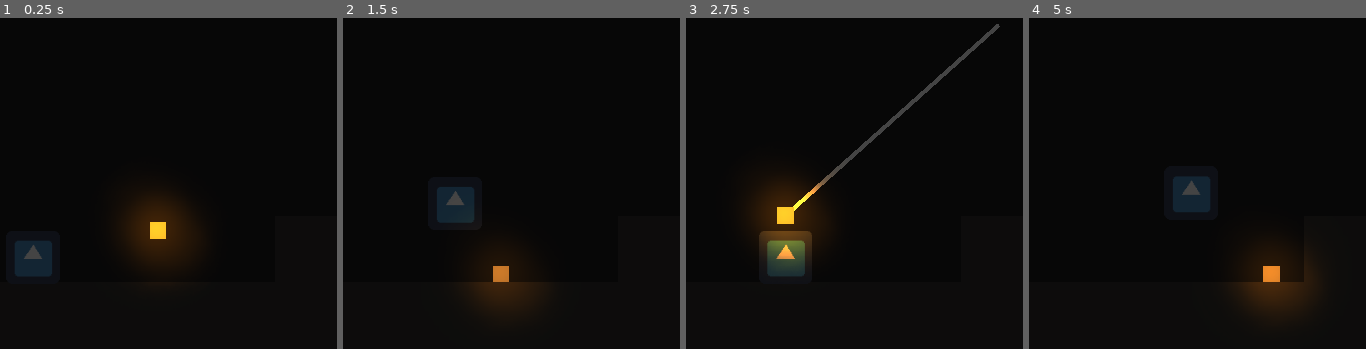
Above: before the commit, frames 1-4 (left to right).
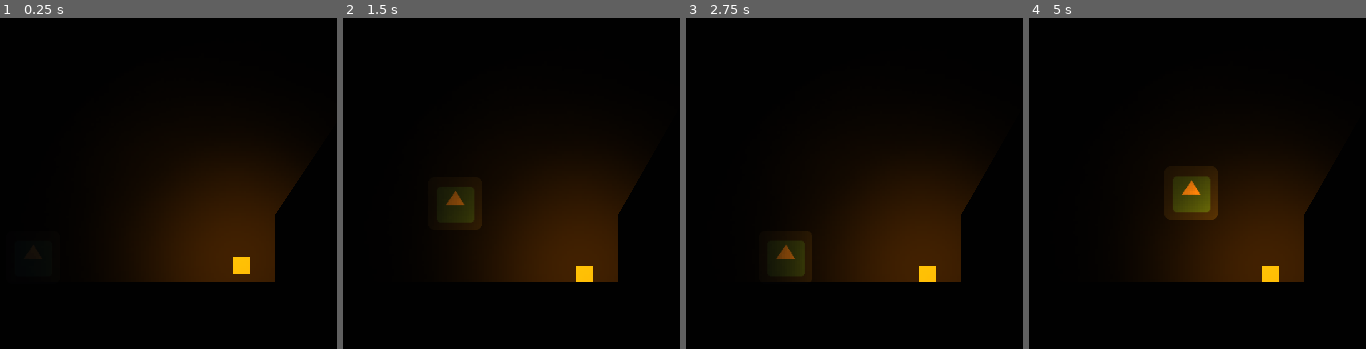
Above: after the commit, the same moments.

Repository: DuncanSparks/GMTK2019
Game: Godot game, scene res://Scenes/Test2.tscn
Two runs of this game, one before a commit and one after it. Both use one fixed random seed, a clock stepped at 60 frames per second and the inputs below. This scene is started directly instead of the project's main scene. The engine's default icon, where the game draws it, is replaced by a stand-in: a white triangle on a blue panel in a dark square.
Inputs (mouse positions are in pixels of both pictures, inside the frame that each line leads up to):
- Up to frame 1 (0.25 s): no input
- Up to frame 2 (1.5 s): move the mouse to (outside the picture) at 0.52 s; hold Right (move_right) from 0.53 s (still down); tap E (action_grab) at 0.6 s; tap Space (move_jump) at 0.77 s; move the mouse to (417, 147) at 1.27 s; click (417, 147) at 1.35 s
- Up to frame 3 (2.75 s): tap Space (move_jump) at 1.52 s; move the mouse to (999, 24) at 2.02 s; release Right (move_right) at 2.03 s; hold Left (move_left) from 2.03 s (still down); tap E (action_grab) at 2.1 s
- Up to frame 4 (5 s): move the mouse to (1221, 213) at 2.77 s; release Left (move_left) at 2.78 s; hold Right (move_right) 2.78-4.28 s; click (1221, 213) at 2.85 s; tap Space (move_jump) at 3.02, 3.77, 4.52 s; move the mouse to (outside the picture) at 3.52 s; tap E (action_grab) at 3.6 s; move the mouse to (outside the picture) at 4.27 s; hold Left (move_left) from 4.28 s (still down); click (outside the picture) at 4.35 s

The runs differ from the first frame. In frame 1, 11% of the frame differs, in the area x 4-88%, y 44-81%; in frame 2, 13%; in frame 3, 16%, in the area x 18-94%, y 1-80%; in frame 4, 15%.

Commit message:
Light stuff

Diff:
--- a/Instances/ThrowableObject.tscn
+++ b/Instances/ThrowableObject.tscn
@@ -61,11 +61,12 @@
 
 [node name="Light2D" type="Light2D" parent="."]
 texture = ExtResource( 2 )
+texture_scale = 3.0
 color = Color( 1, 0.494118, 0, 1 )
-energy = 3.0
+energy = 8.0
+shadow_enabled = true
 
 [node name="AnimationPlayer" type="AnimationPlayer" parent="."]
-autoplay = "Light Flicker"
 "anims/Light Flicker" = SubResource( 3 )
 
 [connection signal="body_entered" from="GrabArea" to="." method="_on_GrabArea_body_entered"]
--- a/Scenes/Test2.tscn
+++ b/Scenes/Test2.tscn
@@ -8,6 +8,9 @@
 
 [sub_resource type="RectangleShape2D" id=2]
 extents = Vector2( 50, 40 )
+
+[sub_resource type="OccluderPolygon2D" id=3]
+polygon = PoolVector2Array( 170, 460, 170, 540, 810, 540, 810, 460, 630, 460, 630, 380, 530, 380, 530, 460 )
 
 [node name="Scene" type="Node2D"]
 
@@ -49,12 +52,15 @@
 position = Vector2( 240, 410 )
 
 [node name="ThrowableObject" parent="." instance=ExtResource( 2 )]
-position = Vector2( 390, 378 )
+position = Vector2( 490, 420 )
 
 [node name="ColorRect2" type="ColorRect" parent="."]
 margin_right = 960.0
 margin_bottom = 540.0
-color = Color( 0, 0, 0, 0.729412 )
+color = Color( 0, 0, 0, 0.960784 )
 __meta__ = {
 "_edit_lock_": true
 }
+
+[node name="LightOccluder2D" type="LightOccluder2D" parent="."]
+occluder = SubResource( 3 )
--- a/project.godot
+++ b/project.godot
@@ -141,6 +141,11 @@
 "events": [ Object(InputEventMouseButton,"resource_local_to_scene":false,"resource_name":"","device":0,"alt":false,"shi …(212 unchanged characters)…
  ]
 }
+action_teleport={
+"deadzone": 0.5,
+"events": [ Object(InputEventKey,"resource_local_to_scene":false,"resource_name":"","device":0,"alt":false,"shift":false,"control":false,"meta":false,"command":false,"pressed":false,"scancode":82,"unicode":0,"echo":false,"script":null)
+ ]
+}
 
 [rendering]
 
Not shown: 1 places in Scenes/Test2.tscn that only renumber resources
